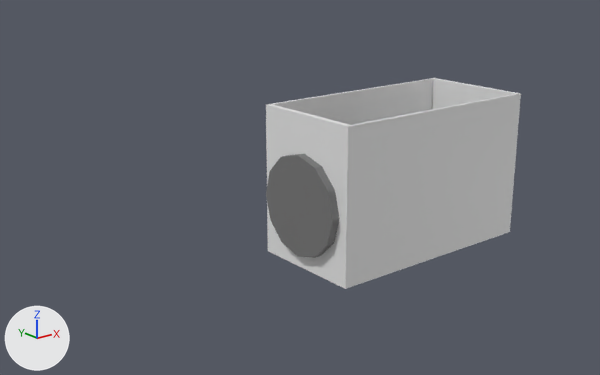
The glTF model models/vr-puzzle/waking-hall.glb: old version first, new version second.
Rendered twice from a 50 mm lens placed at (-9.88, -9.73, 5.25), pointed at (-2.01, 0.1, 1.31). The lights are fixed; the arrows at lower left show +X, +Y and +Z. Where no turn or scale is listed for an object, it has been applied to the vertices. Vertices at the same position are counted once.

Script lines for the objects in view, before the commit:
```python
mat_clock = principled_material('Clock')
mat_clock.base_color = (0.179, 0.179, 0.179)  # grey #757575
me_cube_000 = bpy.data.meshes.new('Cube.000')
me_cube_000.from_pydata(...)  # 40 vertices, 80 faces; spans x -2.0..2.0, y -1.0..1.0, z -1.3..1.25
me_cylinder_001 = bpy.data.meshes.new('Cylinder.001')
me_cylinder_001.from_pydata(...)  # 48 vertices, 92 faces; spans x -0.98..0.0, y -0.49..0.49, z -0.08..0.08
me_cylinder_001.materials.append(mat_clock)  # grey #757575
me_cylinder_002 = bpy.data.meshes.new('Cylinder.002')
me_cylinder_002.from_pydata(...)  # 192 vertices, 320 faces; spans x -4.89..1.08, y -1.0..1.0, z -1.0..1.0
me_cylinder_002.materials.append(mat_pipe)  # orange #e78c46
ob_clock = bpy.data.objects.new('clock', me_cylinder_001)
ob_clock.location = (-2.001, 0.0, 0.203)
ob_clock.rotation_euler = (0.0, 1.57, 0.0)  # degrees (0, 90, 0)
ob_clock.scale = (1.72, 1.72, 1.72)
ob_pipe = bpy.data.objects.new('pipe', me_cylinder_002)
ob_pipe.location = (0.0, -0.87, 1.99)
ob_pipe.rotation_euler = (0.0, -1.571, 0.0)  # degrees (0, -90, 0)
ob_pipe.scale = (0.103, 0.103, 2.0)
ob_walls = bpy.data.objects.new('walls', me_cube_000)
ob_walls.location = (0.0, 0.0, 1.25)
```
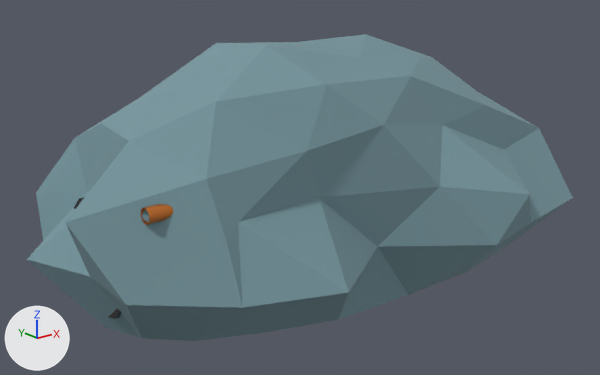
Commit message: [vr-puzzle] Waking hall and clock.

Boxes [x1, y1, x2, y2] around the edits, measured in the pictures (600 x 375 px):
'Icosphere', added (cyan)
    after: [27, 34, 573, 341]
'walls', deleted
    before: [266, 78, 521, 289]
'clock', surface changed, reshaped, moved, rescaled
    before: [266, 154, 340, 258]
    after: [74, 197, 121, 319]
'pipe', reshaped, moved, rescaled (not visible before)
    after: [141, 204, 173, 225]

Diff of the bpy script that builds the scene:
```diff
--- a/models/vr-puzzle/waking-hall.glb.py
+++ b/models/vr-puzzle/waking-hall.glb.py
@@ mat_clock @@
 n0 = _N.new('ShaderNodeBsdfPrincipled'); n0.name = 'Principled BSDF'
-n0.inputs[0].default_value = (0.179, 0.179, 0.179, 1.0)  # 'Base Color', grey #757575
+n0.inputs[0].default_value = (0.0, 0.0, 0.0, 1.0)  # 'Base Color', black #000000
 n1 = _N.new('ShaderNodeOutputMaterial'); n1.name = 'Material Output'
+n2 = _N.new('ShaderNodeMath'); n2.name = 'Math'
+n2.operation = 'MULTIPLY'
+n2.inputs[1].default_value = 0.0  # 'Value'
+n3 = _N.new('ShaderNodeSeparateColor'); n3.name = 'Separate Color'
+n4 = _N.new('ShaderNodeTexImage'); n4.name = 'Image Texture'
+n4.image = img_dirty_metal_roughness
 _L.new(n0.outputs[0], n1.inputs[0])  # 'BSDF' to 'Surface'
+_L.new(n2.outputs[0], n0.inputs[1])  # 'Value' to 'Metallic'
+_L.new(n3.outputs[2], n2.inputs[0])  # 'Blue' to 'Value'
+_L.new(n3.outputs[1], n0.inputs[2])  # 'Green' to 'Roughness'
+_L.new(n4.outputs[0], n3.inputs[0])  # 'Color' to 'Color'
@@ me_cylinder_002 @@
 # used by ob_pipe; location = (0.0, -0.87, 1.99); rotation_euler = (0.0, -1.571, 0.0), in degrees (0, -90, 0); scale = (0.103, 0.103, 2.0)
-me_cylinder_002.from_pydata(...)  # 192 vertices, 320 faces; spans x -4.89..1.08, y -1.0..1.0, z -1.0..1.0
+me_cylinder_002.from_pydata(...)  # 192 vertices, 320 faces; spans x -0.5..0.11, y -0.1..0.1, z -2.18..5.51
+# me_cylinder_002 part 1: 192 vertices removed from x -4.89..1.08, y -1.0..1.0, z -1.0..1.0; 192 vertices added at x -0.5..0.11, y -0.1..0.1, z -2.18..5.51
 me_cylinder_002.materials.append(mat_pipe)
@@ me_cylinder_001 @@
 # used by ob_clock; location = (-2.001, 0.0, 0.203); rotation_euler = (0.0, 1.57, 0.0), in degrees (0, 90, 0); scale = (1.72, 1.72, 1.72)
-me_cylinder_001.from_pydata(...)  # 48 vertices, 92 faces; spans x -0.98..0.0, y -0.49..0.49, z -0.08..0.08
+me_cylinder_001.from_pydata(...)  # 48 vertices, 92 faces; spans x -1.683..0.0, y -0.842..0.842, z -0.137..0.137
+# me_cylinder_001 part 2: the whole mesh is rebuilt
 me_cylinder_001.materials.append(mat_clock)
@@ ob_pipe @@
 ob_pipe = bpy.data.objects.new('pipe', me_cylinder_002)
-ob_pipe.location = (0.0, -0.87, 1.99)
+ob_pipe.location = (0.0, -1.34, 1.99)
 ob_pipe.rotation_euler = (0.0, -1.571, 0.0)  # degrees (0, -90, 0)
-ob_pipe.scale = (0.103, 0.103, 2.0)
@@ ob_walls @@
-ob_walls = bpy.data.objects.new('walls', me_cube_000)
@@ ob_clock @@
 ob_clock = bpy.data.objects.new('clock', me_cylinder_001)
-ob_clock.location = (-2.001, 0.0, 0.203)
+ob_clock.parent = ob_clock_holder
+ob_clock.location = (-3.301, 0.0, 0.203)
 ob_clock.rotation_euler = (0.0, 1.57, 0.0)  # degrees (0, 90, 0)
-ob_clock.scale = (1.72, 1.72, 1.72)
@@ ob_clock_holder @@
+ob_clock_holder = bpy.data.objects.new('clock-holder', None)
+ob_clock_holder.location = (-2.117, 0.0, 0.0)
@@ ob_icosphere @@
+ob_icosphere = bpy.data.objects.new('Icosphere', me_icosphere)  # 91 vertices, 178 faces; spans x -5.65..3.44, y -2.88..3.05, z 0.0..3.7; in mat_rock (cyan #77969e), mat_ground (brown #53330f)
+ob_icosphere.location = (-0.63, 0.0, 0.0)
```
